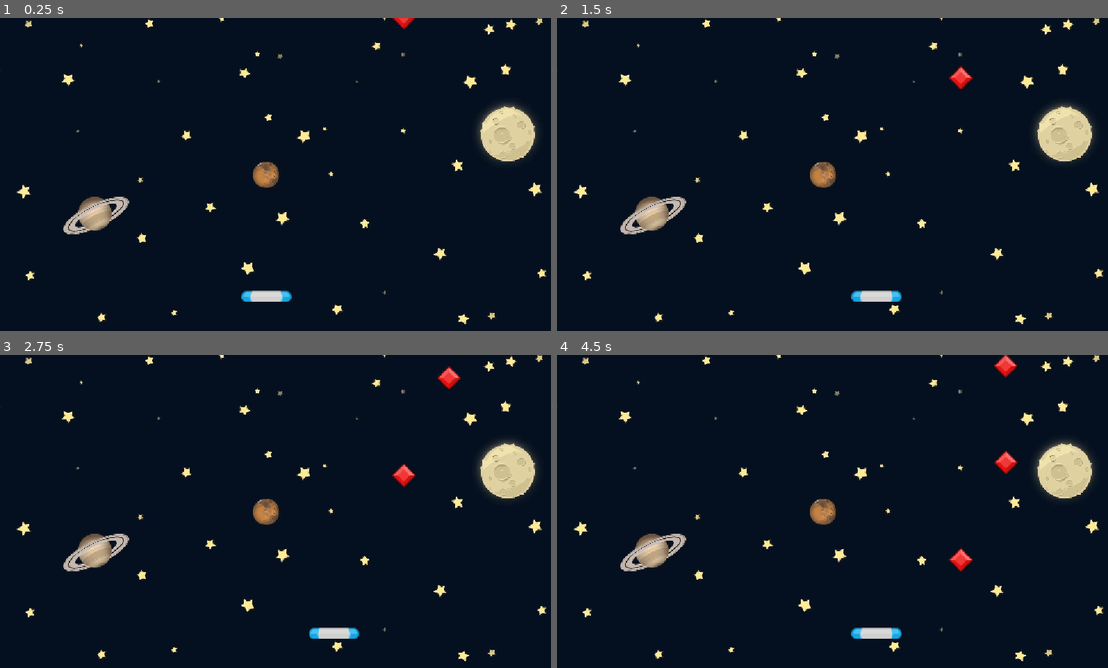
Above: before the commit, frames 1-4 (two rows, left to right).
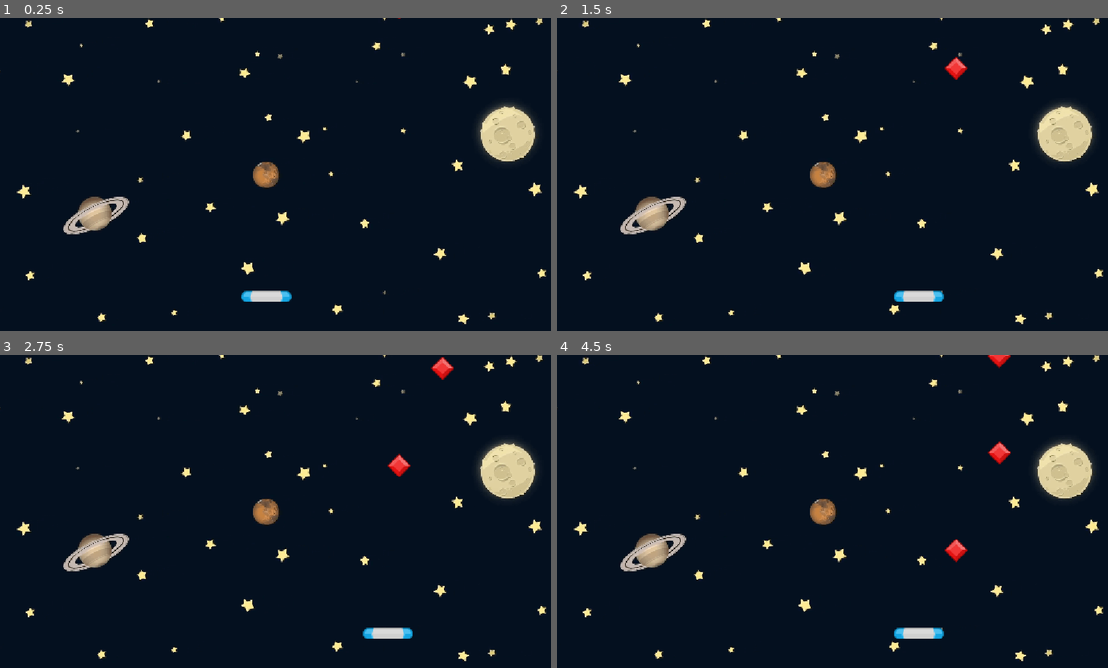
Above: after the commit, the same moments.

Repository: DeltaMonkey/GodotGDScriptGemCatcher
Game: Godot game, scene res://Scenes/Game/Game.tscn
Same seed, same stepped clock (60 frames per second), same inputs: the game is played once before the commit and once after it.
Inputs:
- Up to frame 1 (0.25 s): no input
- Up to frame 2 (1.5 s): hold Right (move_right) 0.53-1.28 s; hold Left (move_left) from 1.28 s (still down)
- Up to frame 3 (2.75 s): release Left (move_left) at 2.03 s; hold Right (move_right) from 2.03 s (still down)
- Up to frame 4 (4.5 s): release Right (move_right) at 3.53 s; hold Left (move_left) from 3.53 s (still down)

The runs differ from the first frame. In frame 1, less than 0.1% of the frame differs, in the area x 71-76%, y 0-4%; in frame 2, 0.9%; in frame 3, 1.2%; in frame 4, 1.4%, in the area x 53-84%, y 0-91%.

Commit message:
Game Over

Diff:
--- a/Scenes/Game/Game.gd
+++ b/Scenes/Game/Game.gd
@@ -2,7 +2,10 @@
 
 
 const GEM = preload("res://Scenes/Gem/Gem.tscn")
+const MARGIN: float = 70.0
 
+@onready var spawn_timer: Timer = $SpawnTimer
+@onready var paddle: Area2D = $Paddle
 
 func _ready() -> void:
 	spawn_gem()
@@ -10,18 +13,27 @@
 
 func spawn_gem() -> void:
 	var new_gem: Gem = GEM.instantiate()
-	var x_pos: float = randf_range(50, get_viewport_rect().end.x-50)
-	new_gem.position = Vector2(x_pos, -50.0)
+	var x_pos: float = randf_range(
+		get_viewport_rect().position.x + MARGIN,
+		get_viewport_rect().end.x - MARGIN)
+	new_gem.position = Vector2(x_pos, -MARGIN)
 	new_gem.gem_off_screen.connect(_on_gem_gem_off_screen)
 	add_child(new_gem)
 
+
+func stop_all() -> void:
+	spawn_timer.stop()
+	paddle.set_process(false)
+	for child in get_children():
+		if child is Gem:
+			child.set_process(false)
 
 func _on_paddle_area_entered(area: Area2D) -> void:
 	print("Collision ", area)
 
 
 func _on_gem_gem_off_screen() -> void:
-	print("Game Over")
+	stop_all()
 
 
 func _on_timer_timeout() -> void:
--- a/Scenes/Game/Game.tscn
+++ b/Scenes/Game/Game.tscn
@@ -15,9 +15,9 @@
 [node name="Paddle" parent="." instance=ExtResource("2_gwu2e")]
 position = Vector2(552, 577)
 
-[node name="Timer" type="Timer" parent="."]
+[node name="SpawnTimer" type="Timer" parent="."]
 wait_time = 2.0
 autostart = true
 
 [connection signal="area_entered" from="Paddle" to="." method="_on_paddle_area_entered"]
-[connection signal="timeout" from="Timer" to="." method="_on_timer_timeout"]
+[connection signal="timeout" from="SpawnTimer" to="." method="_on_timer_timeout"]
--- a/Scenes/Paddle/Paddle.gd
+++ b/Scenes/Paddle/Paddle.gd
@@ -1,6 +1,6 @@
 extends Area2D
 
-const SPEED: float = 200.0
+const SPEED: float = 360.0
 
 # Called when the node enters the scene tree for the first time.
 func _ready() -> void:
